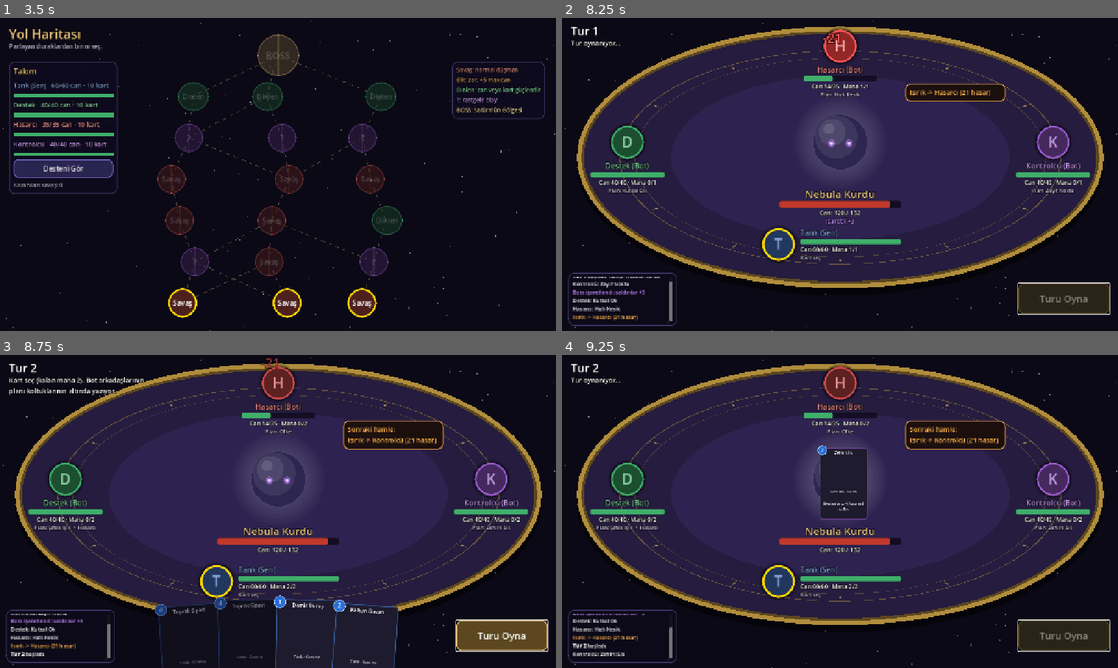
Above: before the commit, frames 1-4 (two rows, left to right).
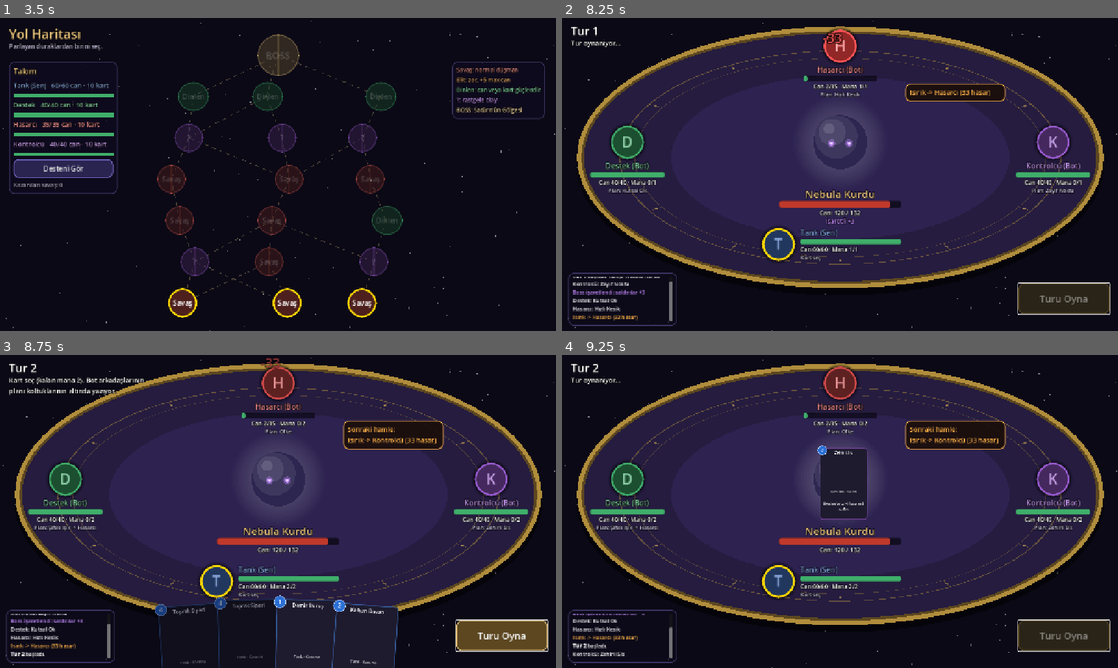
Above: after the commit, the same moments.

Repository: bogacavdar/coop-kart-oyunu
Game: Godot game, scene res://oyun.tscn
Same seed, same stepped clock (60 frames per second), same inputs: the game is played once before the commit and once after it.
Inputs (mouse positions are in pixels of both pictures, inside the frame that each line leads up to):
- Up to frame 1 (3.5 s): click (105, 187) at 0.52 s; click "Desteni Gör" at 1.25 s; click "Savaş" at 2 s; click "Savaş" at 2.75 s
- Up to frame 2 (8.25 s): click "Savaş" at 3.5 s; click "Turu Oyna" at 4.25 s; move the mouse to (834, 243) at 5.02 s; click (834, 243) at 5.17 s; move the mouse to (628, 165) at 5.77 s; click (628, 165) at 5.92 s; move the mouse to (840, 68) at 6.52 s; click (840, 68) at 6.67 s; move the mouse to (1051, 165) at 7.27 s; click (1051, 165) at 7.42 s; move the mouse to (1006, 221) at 8.02 s; click (1006, 221) at 8.17 s
- Up to frame 3 (8.75 s): no input
- Up to frame 4 (9.25 s): click "Turu Oyna" at 8.75 s

Frame 1 is identical in both runs. In frame 2, 0.3% of the frame differs, in the area x 9-74%, y 4-97%; in frame 3, 0.3%; in frame 4, 0.2%.

Commit message:
Denge: normal ve elit düşman hasarı artırıldı
Co-Authored-By: Claude Opus 5.5 <noreply@anthropic.com>
Claude-Session: https://claude.ai/code/session_01BTyhiEWYueC4ryox9s8zfK

Diff:
--- a/savas/dusmanlar.gd
+++ b/savas/dusmanlar.gd
@@ -19,32 +19,32 @@
 		"kuyruklu_yavru":
 			return {"id": id, "ad": "Kuyruklu Yıldız Yavrusu", "tip": "normal", "can": 36, "guc_artisi": 1,
 				"hamleler": [
-					{"tur": "tekil", "ad": "Kuyruk Darbesi", "hasar": 19, "agirlik": 50},
-					{"tur": "alan", "ad": "Toz Bulutu", "hasar": 9, "agirlik": 30},
+					{"tur": "tekil", "ad": "Kuyruk Darbesi", "hasar": 29, "agirlik": 50},
+					{"tur": "alan", "ad": "Toz Bulutu", "hasar": 14, "agirlik": 30},
 					{"tur": "kalkan", "ad": "Buz Kabuğu", "miktar": 16, "agirlik": 20},
 				],
 				"gorunum": {"renk": "#1d3a5c", "goz": "#7fd6ff", "halka": false, "yaricap": 64.0}}
 		"golge_akrep":
 			return {"id": id, "ad": "Gölge Akrep", "tip": "normal", "can": 38, "guc_artisi": 1,
 				"hamleler": [
-					{"tur": "tekil", "ad": "Zehirli İğne", "hasar": 18, "agirlik": 40},
-					{"tur": "cift", "ad": "Çifte Kıskaç", "hasar": 13, "agirlik": 40},
+					{"tur": "tekil", "ad": "Zehirli İğne", "hasar": 28, "agirlik": 40},
+					{"tur": "cift", "ad": "Çifte Kıskaç", "hasar": 20, "agirlik": 40},
 					{"tur": "guc", "ad": "Zehir Biriktiriyor", "miktar": 3, "agirlik": 20},
 				],
 				"gorunum": {"renk": "#3a2416", "goz": "#ffcf4a", "halka": false, "yaricap": 66.0}}
 		"nebula_kurdu":
 			return {"id": id, "ad": "Nebula Kurdu", "tip": "normal", "can": 33, "guc_artisi": 1,
 				"hamleler": [
-					{"tur": "tekil", "ad": "Isırık", "hasar": 21, "agirlik": 45},
-					{"tur": "alan", "ad": "Uluma", "hasar": 10, "agirlik": 35},
+					{"tur": "tekil", "ad": "Isırık", "hasar": 33, "agirlik": 45},
+					{"tur": "alan", "ad": "Uluma", "hasar": 16, "agirlik": 35},
 					{"tur": "iyiles", "ad": "Yaralarını Yalıyor", "miktar": 16, "agirlik": 20},
 				],
 				"gorunum": {"renk": "#2c2650", "goz": "#c38bff", "halka": false, "yaricap": 62.0}}
 		"ay_cadisi":
 			return {"id": id, "ad": "Ay Cadısı", "tip": "elit", "can": 58, "guc_artisi": 2,
 				"hamleler": [
-					{"tur": "alan", "ad": "Ay Tutulması", "hasar": 15, "agirlik": 35},
-					{"tur": "tekil", "ad": "Lanet", "hasar": 31, "agirlik": 30},
+					{"tur": "alan", "ad": "Ay Tutulması", "hasar": 23, "agirlik": 35},
+					{"tur": "tekil", "ad": "Lanet", "hasar": 48, "agirlik": 30},
 					{"tur": "iyiles", "ad": "Ay Işığı İksiri", "miktar": 32, "agirlik": 15},
 					{"tur": "guc", "ad": "Dolunay", "miktar": 4, "agirlik": 20},
 				],
@@ -53,9 +53,9 @@
 			return {"id": id, "ad": "Güneş Muhafızı", "tip": "elit", "can": 62, "guc_artisi": 2,
 				"hamleler": [
 					{"tur": "kalkan", "ad": "Güneş Kalkanı", "miktar": 30, "agirlik": 25},
-					{"tur": "tekil", "ad": "Alev Kılıcı", "hasar": 38, "agirlik": 30, "ilk_tur_yok": true},
-					{"tur": "alan", "ad": "Güneş Patlaması", "hasar": 14, "agirlik": 30},
-					{"tur": "cift", "ad": "Çifte Işın", "hasar": 19, "agirlik": 15},
+					{"tur": "tekil", "ad": "Alev Kılıcı", "hasar": 59, "agirlik": 30, "ilk_tur_yok": true},
+					{"tur": "alan", "ad": "Güneş Patlaması", "hasar": 22, "agirlik": 30},
+					{"tur": "cift", "ad": "Çifte Işın", "hasar": 29, "agirlik": 15},
 				],
 				"gorunum": {"renk": "#5a3010", "goz": "#fff0a0", "halka": true, "yaricap": 80.0}}
 		_:
